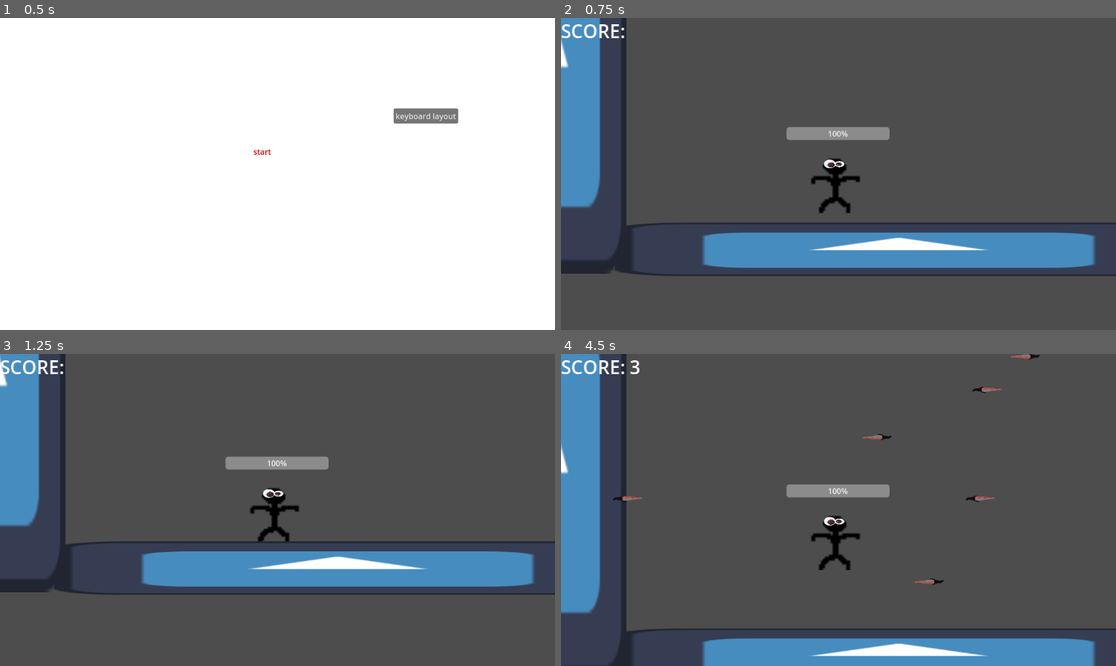
Above: before the commit, frames 1-4 (two rows, left to right).
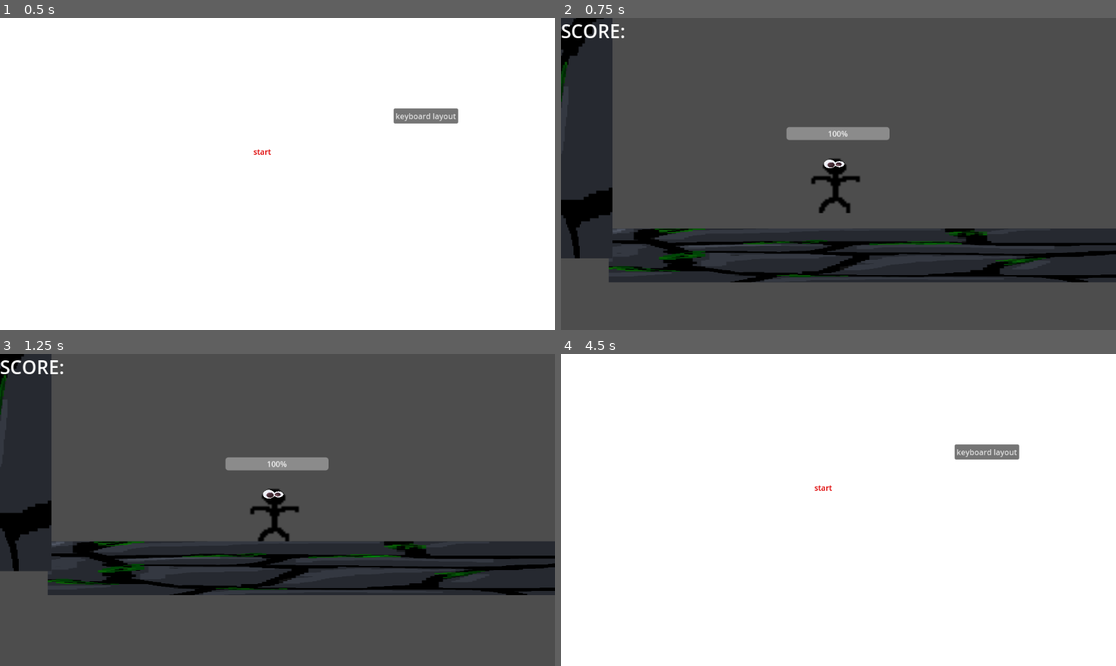
Above: after the commit, the same moments.

Repository: loganfraser12/gamedesignpit
Game: Godot game, scene res://menus/player.tscn
Two runs of this game, one before a commit and one after it. Both use one fixed random seed, a clock stepped at 60 frames per second and the inputs below. The engine's default icon, where the game draws it, is replaced by a stand-in: a white triangle on a blue panel in a dark square.
Inputs (mouse positions are in pixels of both pictures, inside the frame that each line leads up to):
- Up to frame 1 (0.5 s): no input
- Up to frame 2 (0.75 s): click "start" at 0.5 s
- Up to frame 3 (1.25 s): no input
- Up to frame 4 (4.5 s): tap Enter at 3.5 s; click (860, 394) at 4.25 s, where only the run after the commit has a clickable "you got hit :( very very very…"

Frame 1 is identical in both runs. In frame 2, 23% of the frame differs, in the area x 0-100%, y 0-85%; in frame 3, 21%; in frame 4, 99%, in the area x 0-100%, y 0-100%.

Commit message:
i fixed and did my imag3es

Diff:
--- a/Gamedesignpit/game.tscn
+++ b/Gamedesignpit/game.tscn
@@ -79,10 +79,9 @@
 
 [node name="player" parent="." instance=ExtResource("1_uq4hg")]
 position = Vector2(-103, 0)
-collision_layer = 2
 
 [node name="StaticBody2D" parent="." instance=ExtResource("2_33rlb")]
-position = Vector2(44, 189)
+position = Vector2(171, 206)
 scale = Vector2(1.78456, 0.174661)
 
 [node name="StaticBody2D2" parent="." instance=ExtResource("2_33rlb")]
@@ -110,7 +109,7 @@
 autostart = true
 
 [node name="Knife Spawner Riggt2" type="Node2D" parent="."]
-position = Vector2(-948, -283)
+position = Vector2(-1048, -459)
 script = ExtResource("4_0ctbd")
 Knife = ExtResource("4_mmo5w")
 
@@ -144,7 +143,7 @@
 
 [node name="GPUParticles2D" type="GPUParticles2D" parent="."]
 z_index = -5
-position = Vector2(-97, -991)
+position = Vector2(-332, -1022)
 scale = Vector2(51.0797, 19.1055)
 amount = 1
 process_material = SubResource("ParticleProcessMaterial_4yee4")
@@ -153,9 +152,9 @@
 randomness = 1.0
 
 [node name="GPUParticles2D2" type="GPUParticles2D" parent="."]
-position = Vector2(197, -1004)
+position = Vector2(342, -1038)
 scale = Vector2(48.88, 18.84)
-amount = 73053
+amount = 37433
 process_material = SubResource("ParticleProcessMaterial_4yee4")
 lifetime = 58.54
 speed_scale = 2.3
--- a/Gamedesignpit/knife_left.gd
+++ b/Gamedesignpit/knife_left.gd
@@ -1,6 +1,6 @@
 extends Area2D
 
-@export var SPEED = 12
+@export var SPEED = 11
 var player = null
 
 func _process(delta):
--- a/Gamedesignpit/knife_left.tscn
+++ b/Gamedesignpit/knife_left.tscn
@@ -4,12 +4,13 @@
 [ext_resource type="Texture2D" uid="uid://ccoiauo76age0" path="res://Assets/knife.png" id="2_nkeeo"]
 
 [sub_resource type="RectangleShape2D" id="RectangleShape2D_cmkv2"]
-size = Vector2(62, 14)
+size = Vector2(43, 9)
 
 [node name="Knife Left" type="Area2D"]
 script = ExtResource("1_7oeey")
 
 [node name="CollisionShape2D" type="CollisionShape2D" parent="."]
+position = Vector2(2, -1)
 shape = SubResource("RectangleShape2D_cmkv2")
 
 [node name="Sprite2D" type="Sprite2D" parent="."]
--- a/Gamedesignpit/knife_right.gd
+++ b/Gamedesignpit/knife_right.gd
@@ -1,6 +1,6 @@
 extends Area2D
 
-@export var SPEED = 12
+@export var SPEED = 11
 var player = null
 
 func _process(delta):
--- a/Gamedesignpit/knife_right.tscn
+++ b/Gamedesignpit/knife_right.tscn
@@ -4,12 +4,13 @@
 [ext_resource type="Texture2D" uid="uid://ccoiauo76age0" path="res://Assets/knife.png" id="2_24e24"]
 
 [sub_resource type="RectangleShape2D" id="RectangleShape2D_cmkv2"]
-size = Vector2(62, 14)
+size = Vector2(39, 8.5)
 
 [node name="Knife_Right" type="Area2D"]
 script = ExtResource("1_uranl")
 
 [node name="CollisionShape2D" type="CollisionShape2D" parent="."]
+position = Vector2(-4, 0)
 shape = SubResource("RectangleShape2D_cmkv2")
 
 [node name="Sprite2D" type="Sprite2D" parent="."]
--- a/Gamedesignpit/platforms.tscn
+++ b/Gamedesignpit/platforms.tscn
@@ -1,18 +1,19 @@
 [gd_scene load_steps=3 format=3 uid="uid://0u1ji3oc6nia"]
 
-[ext_resource type="Texture2D" uid="uid://cng106av0ql4c" path="res://icon.svg" id="1_uodtm"]
+[ext_resource type="Texture2D" uid="uid://bhwdno4q8pq03" path="res://Assets/New Piskel (4).png" id="1_ac257"]
 
 [sub_resource type="RectangleShape2D" id="RectangleShape2D_v75at"]
-size = Vector2(641.5, 627)
+size = Vector2(695, 642)
 
 [node name="StaticBody2D" type="StaticBody2D"]
 position = Vector2(20, 129)
 
 [node name="Sprite2D" type="Sprite2D" parent="."]
-position = Vector2(-12.2499, -149.5)
-scale = Vector2(5.16015, 4.97656)
-texture = ExtResource("1_uodtm")
+position = Vector2(-78.5, -174.5)
+scale = Vector2(1.22321, 1.14464)
+texture = ExtResource("1_ac257")
+metadata/_edit_group_ = true
 
 [node name="CollisionShape2D" type="CollisionShape2D" parent="."]
-position = Vector2(-15.75, -143.5)
+position = Vector2(-68, -156)
 shape = SubResource("RectangleShape2D_v75at")
Binary file added: Gamedesignpit/Assets/New Piskel (1).png
Not shown, added: Gamedesignpit/Assets/New Piskel (1).png.import
Binary file added: Gamedesignpit/Assets/New Piskel (2).png
Not shown, added: Gamedesignpit/Assets/New Piskel (2).png.import
Binary file added: Gamedesignpit/Assets/New Piskel (3).png
Not shown, added: Gamedesignpit/Assets/New Piskel (3).png.import
Binary file added: Gamedesignpit/Assets/New Piskel (4).png
Not shown, added: Gamedesignpit/Assets/New Piskel (4).png.import
Binary file added: Gamedesignpit/Assets/New Piskel.png
Not shown, added: Gamedesignpit/Assets/New Piskel.png.import
Binary file added: Gamedesignpit/Assets/download.jpg
Not shown, added: Gamedesignpit/Assets/download.jpg.import
(and 2 more such lines)
